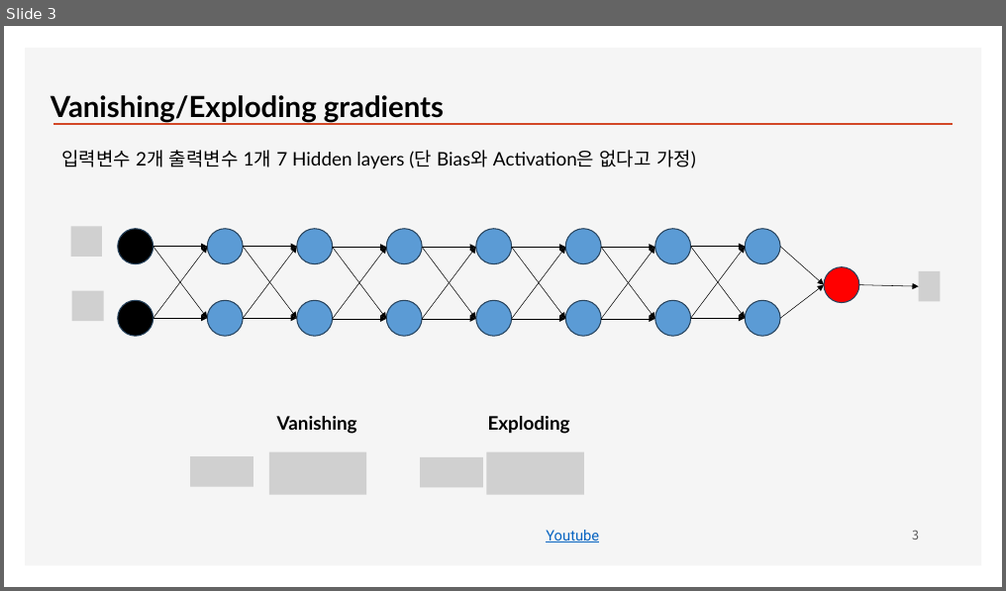
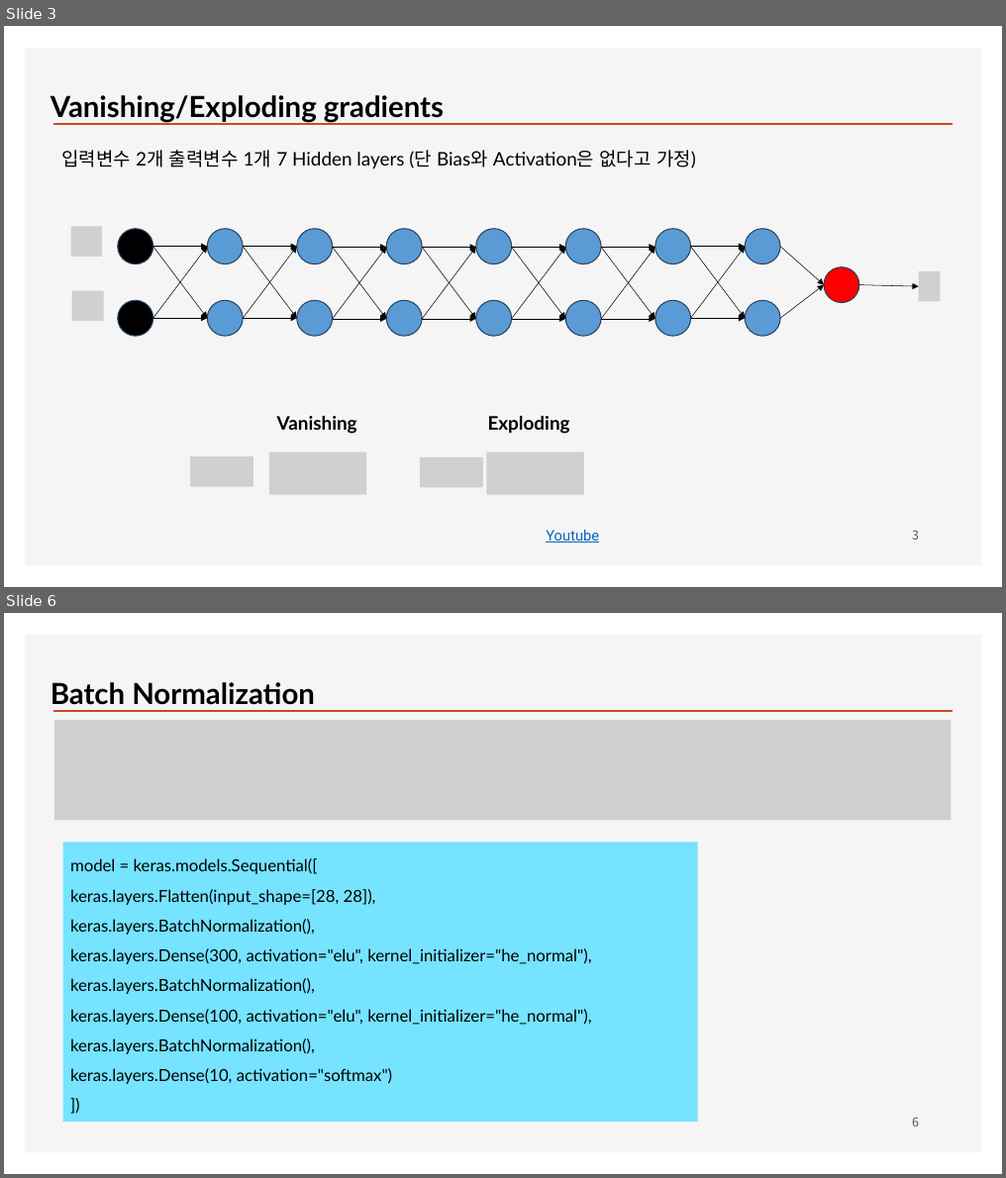
Before and after one commit to ancestor9/2026_Fall_Deep-Learning-with-Python, a slide deck: ML/Chapter11_Training Deep Neural Networks.pptx. Shown one above the other, each under a label of ours: slide 3 before the commit, slides 3 and 6 after it; the slides between them are not shown. The pictures are 1006x591 and 1006x1178 pixels, drawn with LibreOffice and Linux fonts; fonts in the diff are those of the drawing; grey boxes stand for pictures; background and template pictures are left out. Boxes give left, top, right and bottom in pixels: in the first picture for what was removed or moved away, otherwise in the second. Text is boxed around its words. In the diff, an @@ line names an element or a change of style, - is before the commit and + after.

```diff
--- a/ML/Chapter11_Training Deep Neural Networks.pptx
+++ b/ML/Chapter11_Training Deep Neural Networks.pptx
@@ slide 6 added at [4, 613, 1002, 1174], background #FFFFFF; not listed: 2 template elements that a slide beside it also shows @@
@@ text added at [51, 682, 315, 705], 28 pt, text #000000, bold @@
+Batch Normalization
@@ picture added at [54, 720, 951, 820] @@
@@ rectangle added at [63, 842, 698, 1122], fill #76E3FF, 16 pt, text #000000 @@
+model = keras.models.Sequential([
+keras.layers.Flatten(input_shape=[28, 28]),
+keras.layers.BatchNormalization(),
+keras.layers.Dense(300, activation="elu", kernel_initializer="he_normal"), keras.layers.BatchNormalization(),
+keras.layers.Dense(100, activation="elu", kernel_initializer="he_normal"), keras.layers.BatchNormalization(),
+keras.layers.Dense(10, activation="softmax")
+])
@@ page number added at [912, 1117, 919, 1127], 12 pt, text #595959 @@
+6
```
Also in this commit, not shown: 7 other slides added.
